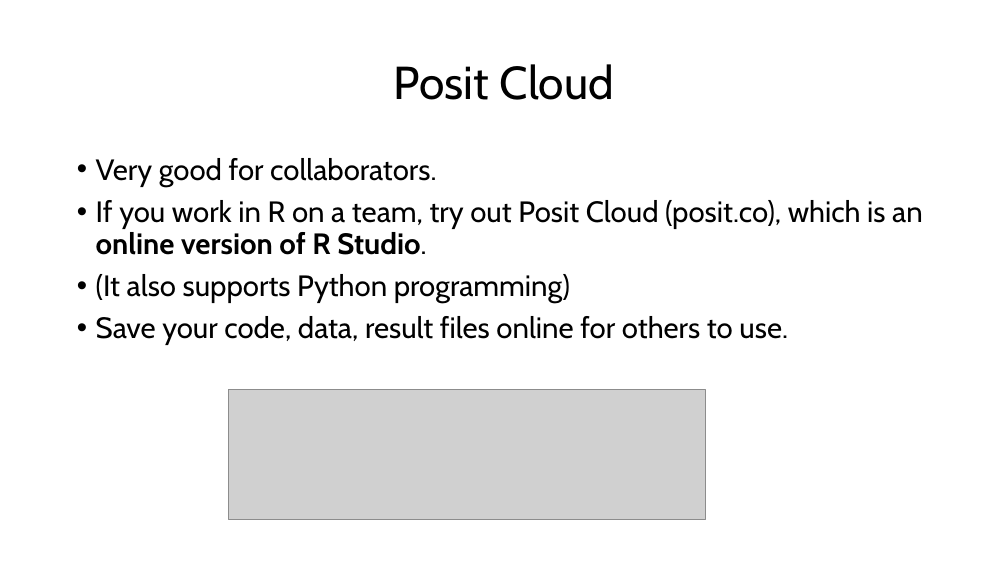
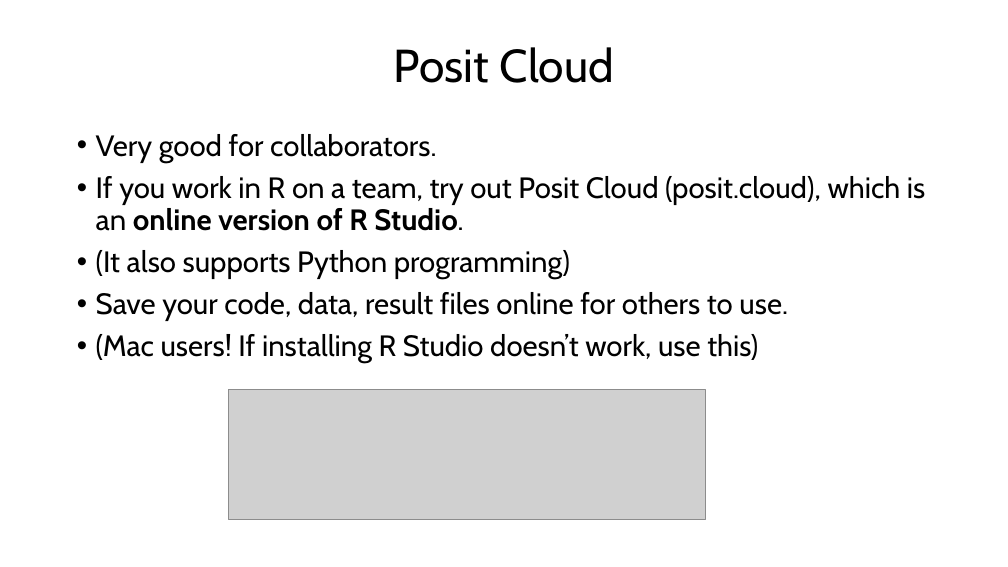
Before and after one commit to csmatyi/crs2025, a slide deck: slide 8 of CRS2025_R_workshop.pptx. Drawn at 1008x567 pixels with LibreOffice and Linux fonts; fonts in the diff are those of the drawing; grey boxes stand for pictures. Boxes give left, top, right and bottom in pixels: in the first picture for what was removed or moved away, otherwise in the second. Text is boxed around its words. In the diff, an @@ line names an element or a change of style, - is before the commit and + after.

```diff
--- a/CRS2025_R_workshop.pptx
+++ b/CRS2025_R_workshop.pptx
@@ title "Posit Cloud": place and size @@
-title "Posit Cloud" at <box>394,64,614,100</box>
+title "Posit Cloud" at <box>394,47,614,83</box>
@@ text "Very good for collaborators.": place and size @@
-text "Very good for collaborators." at <box>96,158,923,345</box>
+text "Very good for collaborators." at <box>96,134,925,364</box>
@@ text at <box>96,176,925,231</box>: text changed @@
-• If you work in R on a team, try out Posit Cloud (posit.co), which is an online version of R Studio.
+• If you work in R on a team, try out Posit Cloud (posit.cloud), which is an online version of R Studio.
@@ text at <box>96,334,758,364</box>: paragraph added @@
+• (Mac users! If installing R Studio doesn’t work, use this)
```
Also in this commit, not shown: 3 other slides changed, 1 other file.
